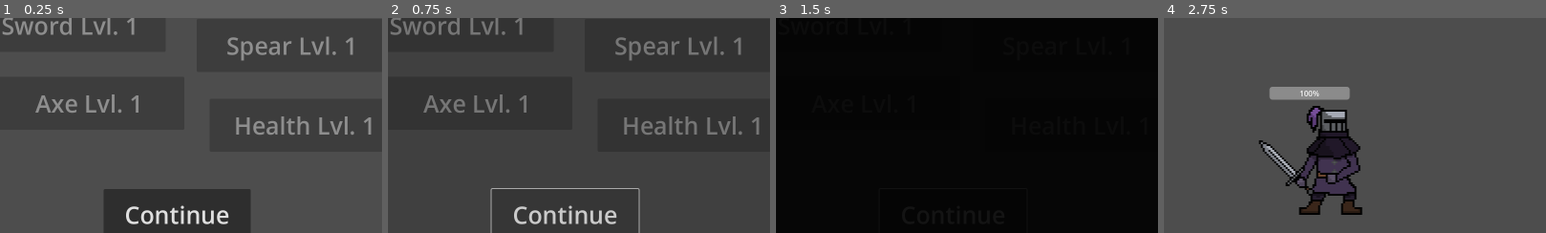
Above: before the commit, frames 1-4 (left to right).
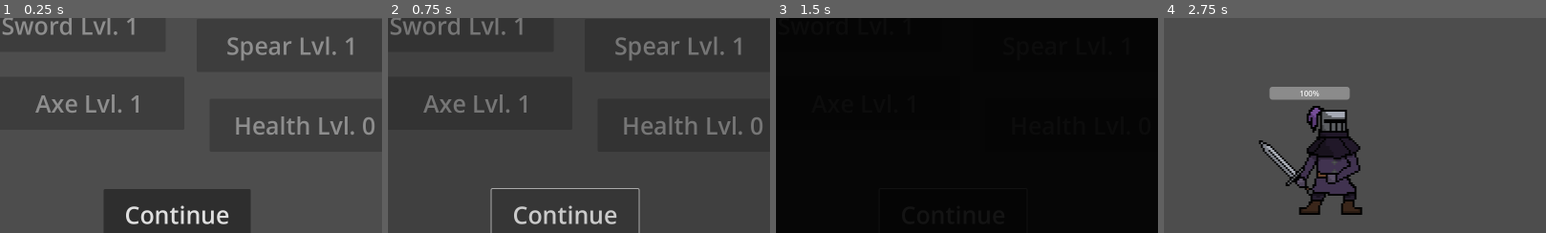
Above: after the commit, the same moments.

Repository: mwingerden/Shinko
Game: Godot game, scene res://Scenes/Utility/upgrade.tscn
Two runs of this game, one before a commit and one after it. Both use one fixed random seed, a clock stepped at 60 frames per second and the inputs below. This scene is started directly instead of the project's main scene. The engine's default icon, where the game draws it, is replaced by a stand-in: a white triangle on a blue panel in a dark square.
Inputs:
- Up to frame 1 (0.25 s): no input
- Up to frame 2 (0.75 s): click "Continue" at 0.5 s
- Up to frame 3 (1.5 s): click "Continue" at 1.25 s
- Up to frame 4 (2.75 s): hold Up (ui_up) from 2.03 s (still down)
The pictures show only the part of the screen within x 6-56%, y 8-58%; the shares and areas given below are measured in that part.

The runs differ from the first frame. In frame 1, 0.2% of the frame differs, in the area x 95-98%, y 46-55%; in frame 2, 0.1%; in frame 3, less than 0.1%; in frame 4, nothing differs.

Commit message:
Added Health Upgrade

Diff:
--- a/Scripts/Global.gd
+++ b/Scripts/Global.gd
@@ -9,6 +9,7 @@
 var level_sword = 1
 var level_axe = 1
 var level_spear = 1
+var level_health = 0
 var MAX_PLAYER_HEALTH = 10
 var MAX_PLAYER_SHIELD = 10
 var heal_amount = 1
@@ -37,7 +38,7 @@
 	level_spear += 1
 
 func upgrade_health():
-	level_sword += 1
+	level_health += 1
 
 func exp_add():
 	current_exp_count += 1
--- a/Scripts/Player/player.gd
+++ b/Scripts/Player/player.gd
@@ -19,7 +19,8 @@
 	_play_animation()
 
 func player_restart():
-	Global.player_current_health = Global.MAX_PLAYER_HEALTH
+	Global.player_current_health = Global.MAX_PLAYER_HEALTH + Global.level_health
+	print(Global.player_current_health)
 	Global.player_current_shield = 0
 	Global.current_exp_count = Global.starting_exp
 	_update_health_bar()
--- a/Scripts/Utility/upgrade.gd
+++ b/Scripts/Utility/upgrade.gd
@@ -31,7 +31,7 @@
 	check_exp()
 
 func _on_health_upgrade_pressed():
-	SignalManager.upgrade_sword.emit()
+	SignalManager.upgrade_health.emit()
 	SignalManager.exp_sub.emit()
 	set_text()
 	check_exp()
@@ -40,7 +40,7 @@
 	sword_upgrade_button.text = "Sword Lvl. " + str(Global.level_sword)
 	axe_upgrade_button.text = "Axe Lvl. " + str(Global.level_axe)
 	spear_upgrade_button.text = "Spear Lvl. " + str(Global.level_spear)
-	health_upgrade_button.text = "Health Lvl. " + str(Global.level_sword)
+	health_upgrade_button.text = "Health Lvl. " + str(Global.level_health)
 	Exp.text = "Exp: " + str(Global.current_exp_count)
 
 func check_exp():
